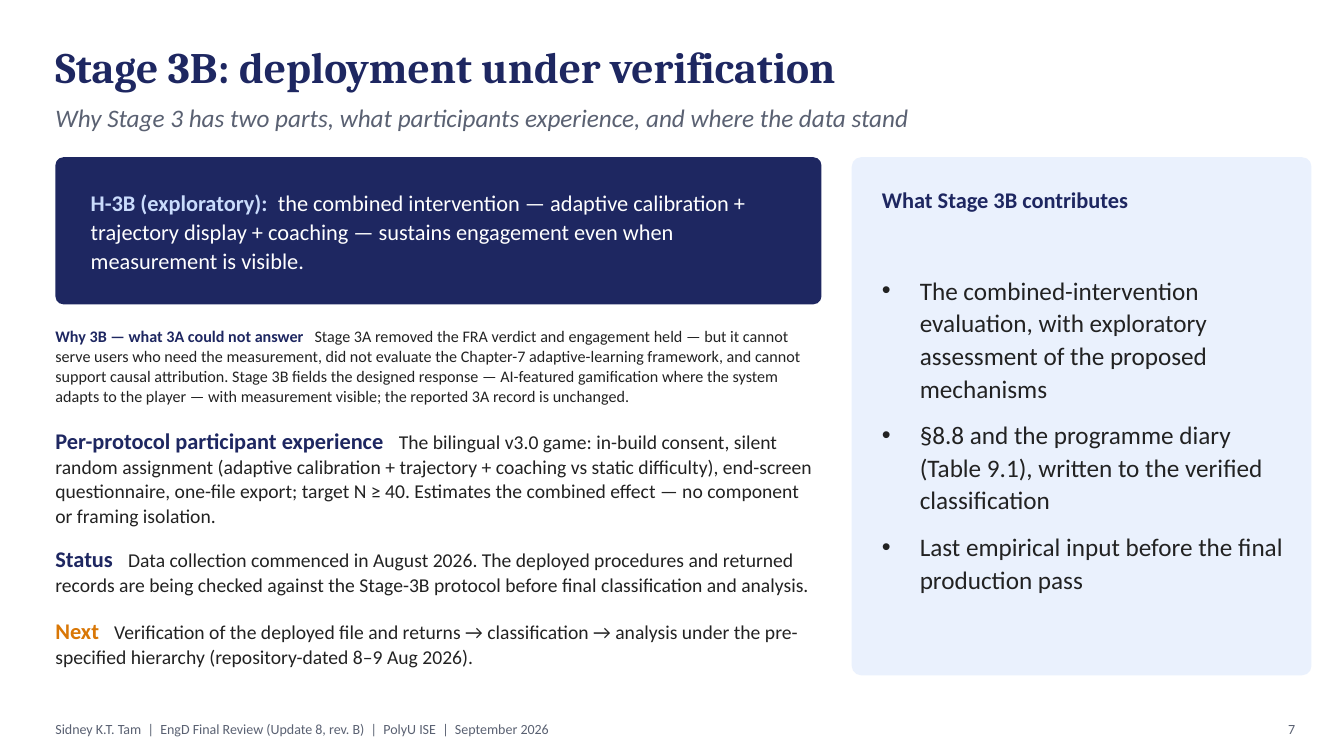
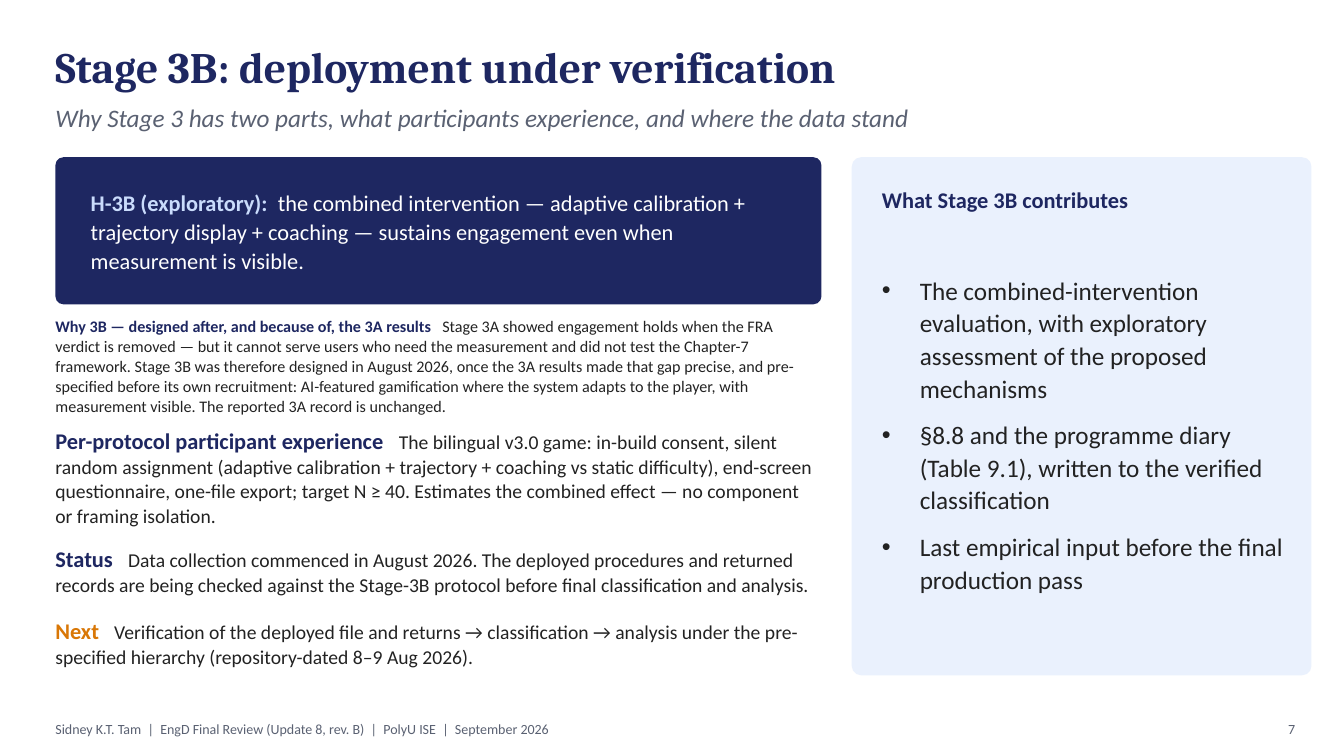
Before and after one commit to leicatam/gamification, a slide deck: slide 8 of docs/presentations/EngD_Update_8_Final_Review_September2026_revD.pptx. Drawn at 1344x756 pixels with LibreOffice and Linux fonts; fonts in the diff are those of the drawing; background and template pictures are left out. Boxes give left, top, right and bottom in pixels: in the first picture for what was removed or moved away, otherwise in the second. Text is boxed around its words. In the diff, an @@ line names an element or a change of style, - is before the commit and + after.

```diff
--- a/docs/presentations/EngD_Update_8_Final_Review_September2026_revD.pptx
+++ b/docs/presentations/EngD_Update_8_Final_Review_September2026_revD.pptx
@@ text at (x1=55, y1=320, x2=794, y2=415): text changed @@
-Why 3B — what 3A could not answer Stage 3A removed the FRA verdict and engagement held — but it cannot serve users who need the measurement, did not evaluate the Chapter-7 adaptive-learning framework, and cannot support causal attribution. Stage 3B fields the designed response — AI-featured gamification where the system adapts to the player — with measurement visible; the reported 3A record is unchanged.
+Why 3B — designed after, and because of, the 3A results Stage 3A showed engagement holds when the FRA verdict is removed — but it cannot serve users who need the measurement and did not test the Chapter-7 framework. Stage 3B was therefore designed in August 2026, once the 3A results made that gap precise, and pre-specified before its own recruitment: AI-featured gamification where the system adapts to the player, with measurement visible. The reported 3A record is unchanged.
```
